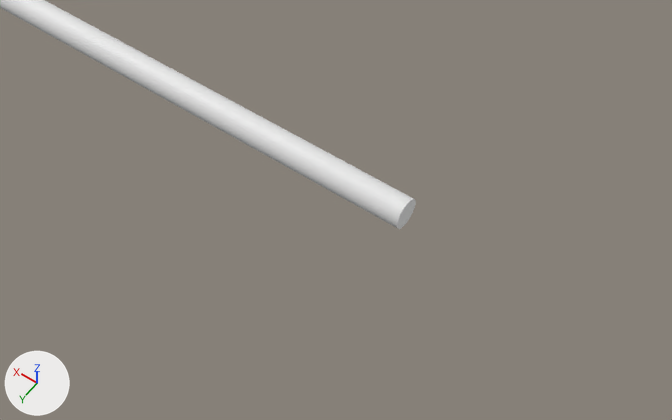
A saved change to the Blender file Assets/Models/halberd.blend.
Both versions are drawn from a 50 mm camera at (-7.65, 4.33, 6.31) aimed at (-4.77, 0.3, -0.03). The axes (+X, +Y, +Z) are drawn at lower left. The lights are the same throughout. Mesh edges are drawn as thin lines on the coarser meshes.

The scene before the commit, as lines of its bpy script (objects in view):
```python
ob_beziercurve = bpy.data.objects.new('BezierCurve', cu_beziercurve)
ob_beziercurve.location = (-2.0, 1.0, 0.0)
ob_cylinder = bpy.data.objects.new('Cylinder', me_cylinder)
ob_cylinder.location = (0.0, 0.0, 0.0)
ob_cylinder.rotation_euler = (0.0, -1.571, 0.0)  # degrees (0, -90, 0)
```
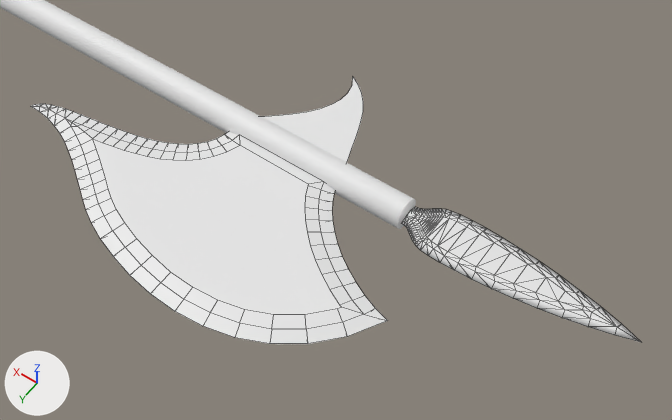
The newer file is also rescaled (x1.206), turned or shifted as a whole; pictures and numbers use the older file's frame.

Where the change shows, as pixel boxes (x1, y1, x2, y2) in the pictures (672 x 420 px):
'BezierCurve.002', added: after (31, 104, 388, 344)
'BezierCurve.001', added: after (402, 207, 641, 342)
'BezierCurve', now drawn: after (261, 77, 363, 162)

The change, as a list of edits to the scene's bpy script:
```text
Add me_mesh_001:
    me_mesh_001.from_pydata(...)  # 26 vertices, 1 face; spans x -2.65..-1.34, y -2.12..-1.0, z 0.0
Add me_mesh:
    me_mesh.from_pydata(...)  # 227 vertices, 450 faces; spans x -1.94..0.65, y -0.32..0.32, z -0.04..0.04
    me_mesh.polygons.foreach_set('use_smooth', [True] * 450)
Add me_mesh_002:
    me_mesh_002.from_pydata(...)  # 257 vertices, 238 faces; spans x -3.86..1.0, y -0.88..1.27, z -0.06..0.06
Change ob_beziercurve:
    ob_beziercurve: bpy.data.objects.new('BezierCurve', cu_beziercurve) -> bpy.data.objects.new('BezierCurve', me_mesh_001)
Add ob_beziercurve_001:
    ob_beziercurve_001 = bpy.data.objects.new('BezierCurve.001', me_mesh)
    ob_beziercurve_001.location = (-5.856, 0.0, 0.0)
    ob_beziercurve_001.scale = (0.829, 0.829, 0.829)
Add ob_beziercurve_002:
    ob_beziercurve_002 = bpy.data.objects.new('BezierCurve.002', me_mesh_002)
    ob_beziercurve_002.location = (-2.555, 0.829, 0.0)
    ob_beziercurve_002.scale = (0.829, 0.829, 0.829)
```
